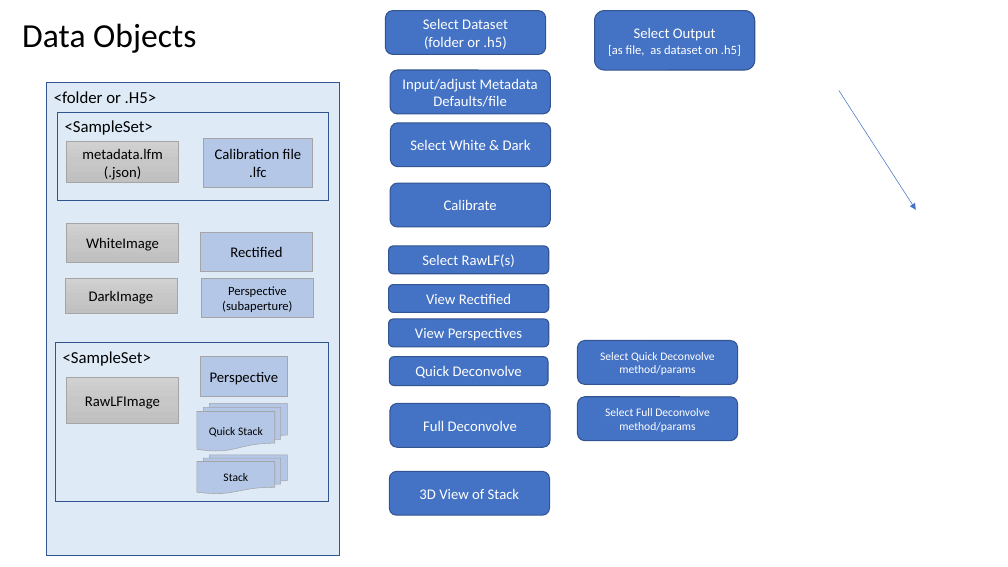
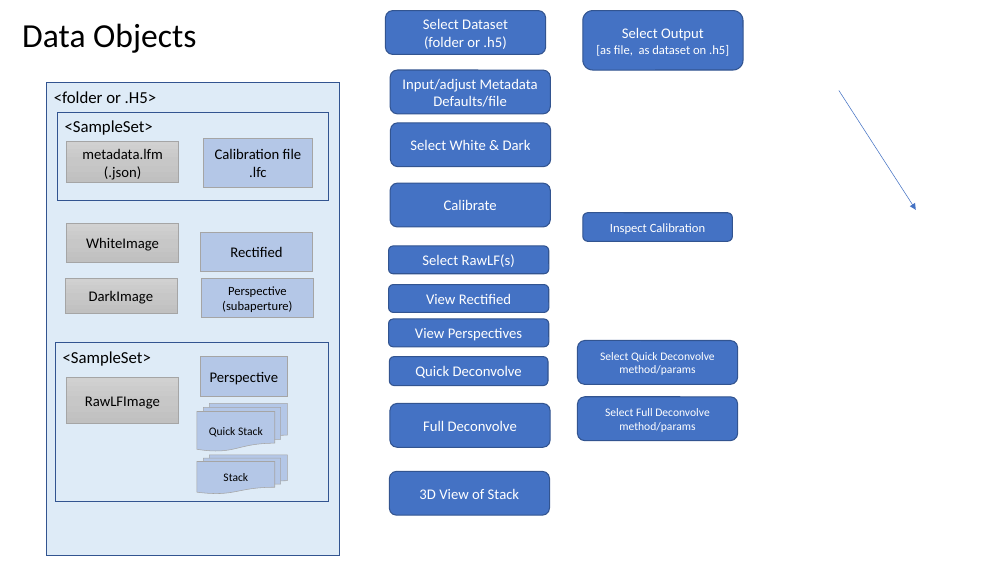
Before and after one commit to PolarizedLightFieldMicroscopy/Documents, a slide deck: slide 7 of LFI plugin/LFM Toolbox.pptx. Drawn at 1008x567 pixels with LibreOffice and Linux fonts; fonts in the diff are those of the drawing. Boxes give left, top, right and bottom in pixels: in the first picture for what was removed or moved away, otherwise in the second. Text is boxed around its words. In the diff, an @@ line names an element or a change of style, - is before the commit and + after.

Commit message:
added to ppt

```diff
--- a/LFI plugin/LFM Toolbox.pptx
+++ b/LFI plugin/LFM Toolbox.pptx
@@ rounded rectangle "Select Output": place and size @@
-rounded rectangle "Select Output" at [594, 11, 755, 70]
+rounded rectangle "Select Output" at [583, 11, 743, 70]
@@ rounded rectangle added at [583, 212, 733, 241], fill #4472C4, outline #325491 1 pt, 12 pt, text #FFFFFF @@
+Inspect Calibration
```
Also in this commit, not shown: 2 other files.
